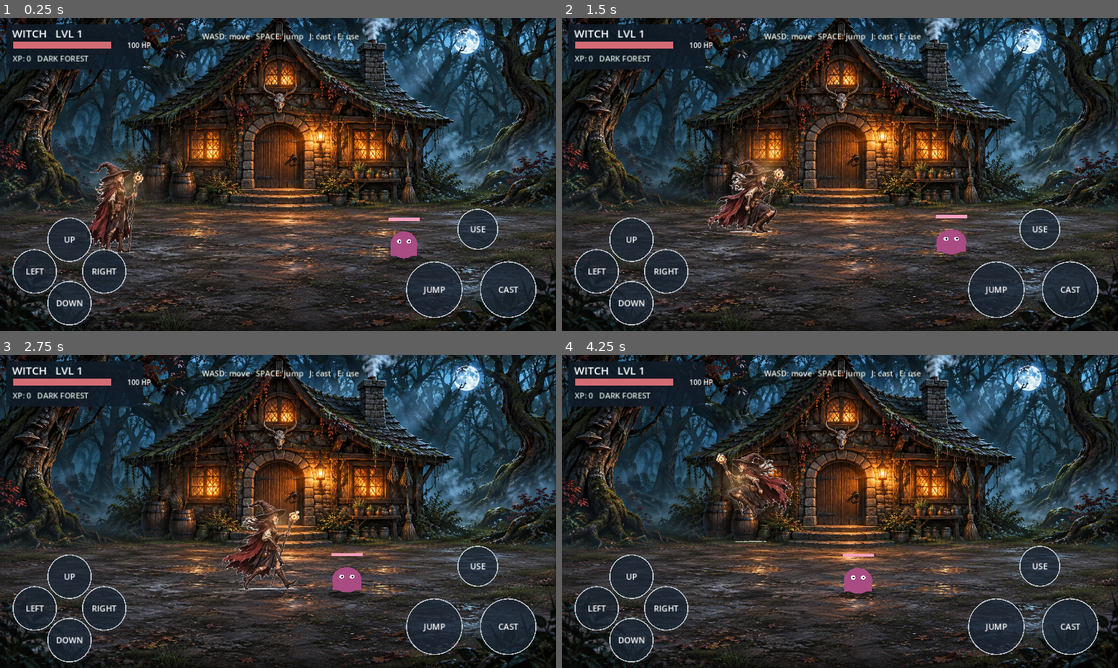
Above: before the commit, frames 1-4 (two rows, left to right).
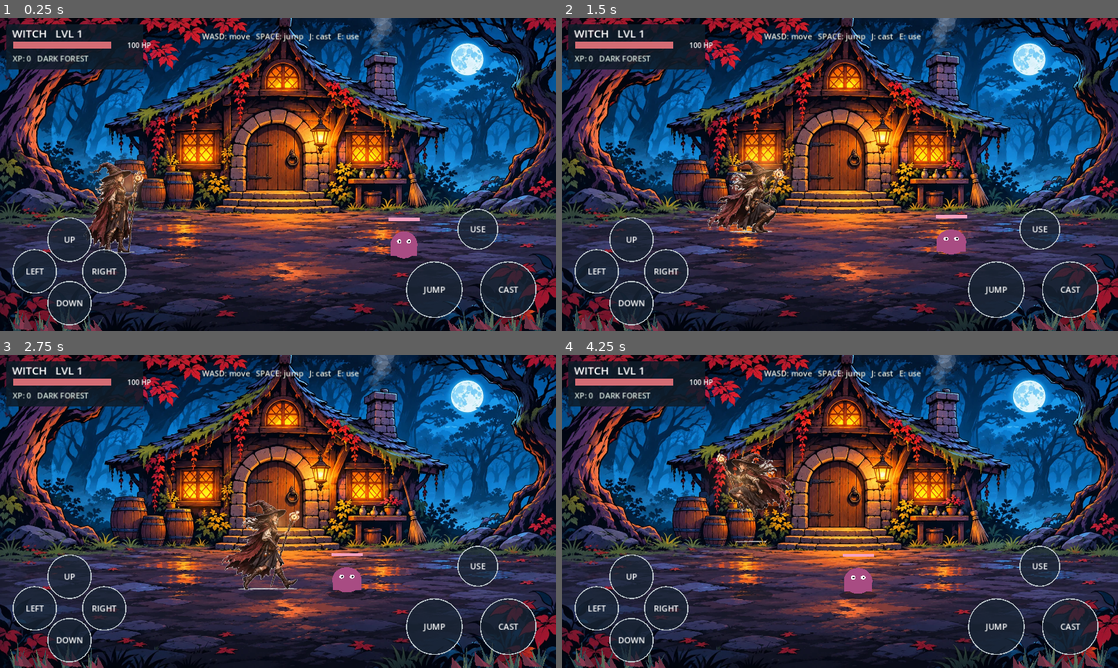
Above: after the commit, the same moments.

Repository: ZakharMig/Witch-game
Game: Godot game, scene res://main.tscn
The game is run twice, just before and just after one commit, with the same random seed, the same clock (stepped at 60 frames per second) and the same inputs.
Inputs (mouse positions are in pixels of both pictures, inside the frame that each line leads up to):
- Up to frame 1 (0.25 s): no input
- Up to frame 2 (1.5 s): move the mouse to (962, 158) at 0.52 s; hold D 0.53-1.25 s; hold E 0.53-1.25 s; click (962, 158) at 0.67 s; tap Space at 0.77 s; drag from (728, 190) to (812, 237) at 1.27 s
- Up to frame 3 (2.75 s): move the mouse to (333, 442) at 2.02 s; hold D from 2.03 s (still down); hold E from 2.03 s (still down)
- Up to frame 4 (4.25 s): release D at 2.75 s; release E at 2.75 s; drag from (812, 574) to (673, 464) at 2.77 s; move the mouse to (1006, 558) at 3.52 s; hold A from 3.53 s (still down); hold E from 3.53 s (still down); tap Space at 3.77 s

The runs differ from the first frame. In frame 1, 69% of the frame differs, in the area x 0-100%, y 0-100%; in frame 2, 68%; in frame 3, 68%; in frame 4, 69%.

Commit message:
Witch Game v0.9: comic-style cottage, animated chimney smoke and swaying plants

Diff:
--- a/game.gd
+++ b/game.gd
@@ -1,6 +1,6 @@
 extends Node2D
 
-# Witch Game v0.8 — responsive enemy, combat and healing (Godot 4 / Xogot).
+# Witch Game v0.9 — comic forest, chimney smoke and swaying foliage (Godot 4 / Xogot).
 # The former witch.png asset is retained as a fallback art reference.
 const VIEW_W := 1280.0
 const VIEW_H := 720.0
@@ -20,7 +20,7 @@
 const PLAYER_INVULNERABLE_TIME := 0.75
 const WITCH_ATLAS: Texture2D = preload("res://art/witch_anim_v07.webp")
 const FRAME_EDGE := 320.0
-const FOREST_ART: Texture2D = preload("res://art/forest_painted_v06.webp")
+const FOREST_ART: Texture2D = preload("res://art/forest_comic_v09.webp")
 const INTERIOR_ART: Texture2D = preload("res://art/interior_v04.svg")
 const STAFF_GLOW: Texture2D = preload("res://art/staff_glow.svg")
 
@@ -55,7 +55,7 @@
 var anim_state := "idle"
 var anim_clock := 0.0
 var cast_anim_timer := 0.0
-var door_pos := Vector2(633, 472)
+var door_pos := Vector2(623, 461)
 var exit_pos := Vector2(640, 487)
 var enter_spawn := Vector2(640, 535)
 var exit_spawn := Vector2(640, 550)
@@ -240,6 +240,10 @@
     _draw_witch()
     if not indoors and slime_alive and slime_position.y > witch_position.y:
         _draw_slime()
+
+    # Plants are foreground objects: animated separately from the static art.
+    if not indoors:
+        _draw_swaying_plants()
 
     for spell in spells:
         var pos := Vector2(float(spell["x"]), float(spell["depth"]) - float(spell["altitude"]) - 87.0)
@@ -359,12 +363,55 @@
 # Painted SVG environment textures are imported as Godot textures.
 # Gameplay, collision/depth and door interactions remain in this script.
 func _draw_forest() -> void:
-    # Full-frame 1920x1080 painted exterior, no player or UI baked in.
+    # Clean 16:9 inked/cartoon exterior: no baked character or controls.
     draw_texture_rect(FOREST_ART, Rect2(0.0, 0.0, VIEW_W, VIEW_H), false)
-    # Subtle moving mist across the walkable foreground, not the cottage.
+    _draw_chimney_smoke()
+    # Thin cold air drifts over the path without hiding the warm window light.
     for k in range(3):
-        var drift := sin(elapsed * (0.22 + float(k) * 0.06) + float(k) * 1.8) * 25.0
-        draw_rect(Rect2(drift - 35.0, 474.0 + float(k) * 61.0, VIEW_W + 70.0, 14.0), Color(0.59, 0.72, 0.73, 0.018))
+        var drift := sin(elapsed * (0.20 + float(k) * 0.07) + float(k) * 1.9) * 22.0
+        draw_rect(Rect2(drift - 30.0, 488.0 + float(k) * 58.0, VIEW_W + 60.0, 11.0), Color(0.52, 0.68, 0.73, 0.012))
+
+func _draw_chimney_smoke() -> void:
+    # Screen-space chimney on the right-hand roof. Each puff travels up and drifts.
+    # Drawn behind actors/HUD so the background itself stays clean.
+    for i in range(11):
+        var phase := fposmod(elapsed * 0.20 + float(i) / 11.0, 1.0)
+        var px := 866.0 + phase * 34.0 + sin(phase * 8.0 + elapsed * 0.9 + float(i)) * 9.0
+        var py := 91.0 - phase * 159.0
+        var radius := 8.0 + phase * 24.0
+        var fade := sin(phase * PI) * 0.21
+        draw_circle(Vector2(px, py), radius * 1.35, Color(0.27, 0.35, 0.48, fade * 0.42))
+        draw_circle(Vector2(px - 3.0, py - 2.0), radius, Color(0.72, 0.77, 0.85, fade))
+        draw_circle(Vector2(px - 6.0, py - 5.0), radius * 0.43, Color(0.87, 0.89, 0.94, fade * 0.43))
+
+func _draw_swaying_plants() -> void:
+    # Foreground leaves are drawn after the witch, reinforcing arena depth.
+    # Clumps stay at the bottom corners so they never obscure the doorway.
+    for side in range(2):
+        var base_x := 40.0 if side == 0 else 1240.0
+        var direction := 1.0 if side == 0 else -1.0
+        for clump in range(4):
+            var foot := Vector2(base_x + direction * float(clump) * 56.0, 726.0 + float(clump % 2) * 13.0)
+            for blade in range(5):
+                var phase := elapsed * (1.15 + float(blade) * 0.12) + float(clump) * 0.9 + float(blade) * 1.3
+                var bend := sin(phase) * (5.0 + float(blade) * 1.4)
+                var height := 36.0 + float((clump + blade) % 3) * 15.0
+                var direction_x := (float(blade) - 2.0) * 10.0 + bend
+                var tip := foot + Vector2(direction_x, -height)
+                var left := foot + Vector2(-7.0, 0.0)
+                var right := foot + Vector2(7.0, 0.0)
+                var color := Color("#27434d") if blade % 2 == 0 else Color("#526657")
+                draw_colored_polygon(PackedVector2Array([left, tip, right]), color)
+                draw_line(foot, tip, Color(0.63, 0.65, 0.43, 0.24), 1.0)
+            for leaf in range(3):
+                var sway := sin(elapsed * 1.05 + float(leaf) * 0.7 + float(clump)) * 6.0
+                var dx := direction * float(leaf * 10 + 4)
+                var tip := foot + Vector2(dx + sway - 12.0, -26.0 - float(leaf) * 10.0)
+                draw_colored_polygon(PackedVector2Array([
+                    foot + Vector2(dx - 10.0, -12.0),
+                    tip,
+                    foot + Vector2(dx + 13.0, -8.0)
+                ]), Color("#683144") if leaf % 2 == 0 else Color("#873950"))
 
 func _draw_interior() -> void:
     draw_texture_rect(INTERIOR_ART, Rect2(0.0, 0.0, VIEW_W, VIEW_H), false)
Binary file added: art/forest_comic_v09.webp
